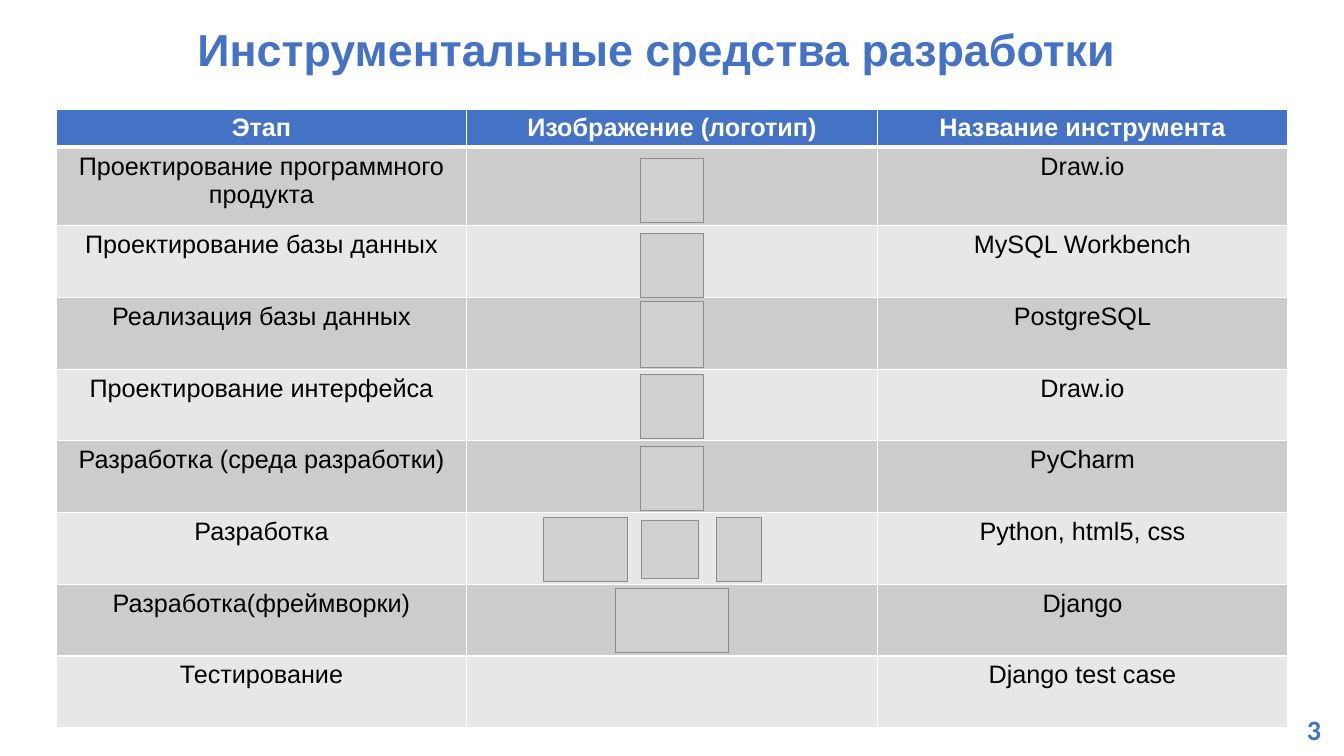
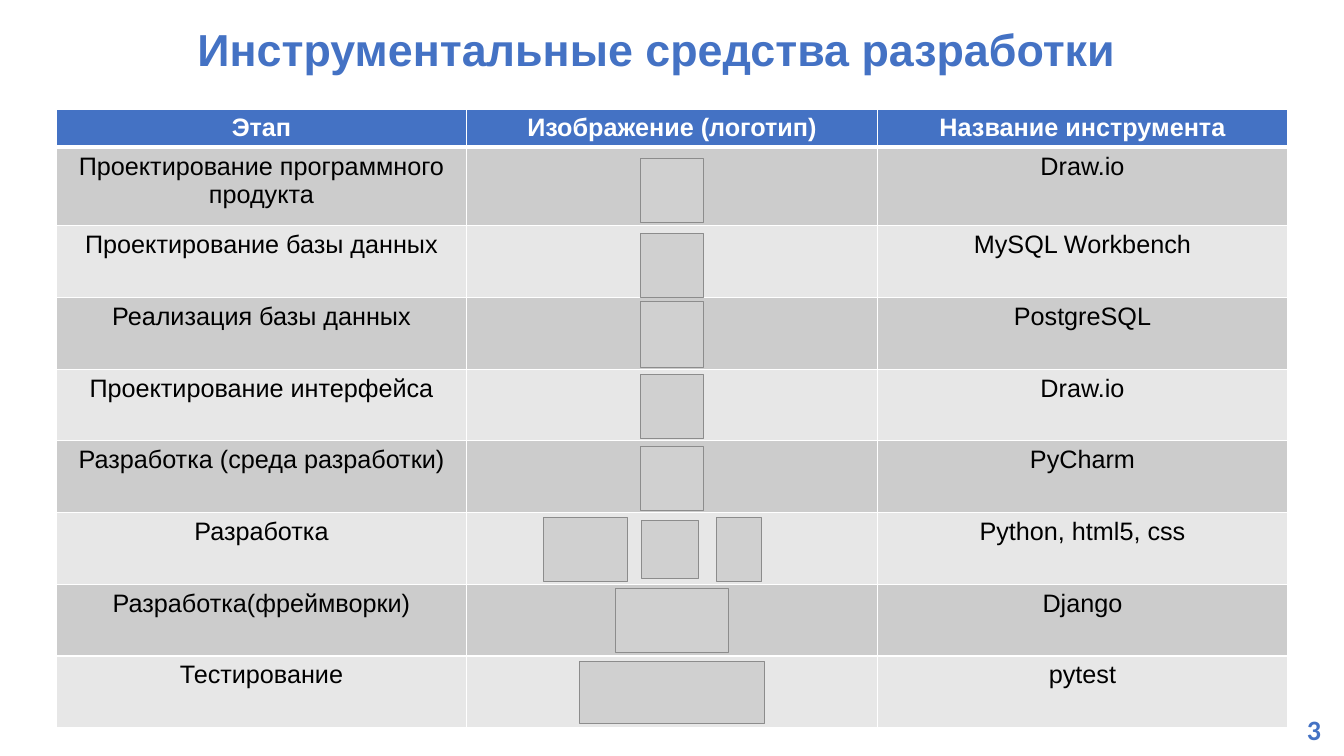
Before and after one commit to Klevchik1/Diplom, a slide deck: slide 4 of Документация/Седых Владислав БД-22-1.pptx. Drawn at 1344x756 pixels with LibreOffice and Linux fonts; fonts in the diff are those of the drawing; grey boxes stand for pictures. Boxes give left, top, right and bottom in pixels: in the first picture for what was removed or moved away, otherwise in the second. Text is boxed around its words. In the diff, an @@ line names an element or a change of style, - is before the commit and + after.

```diff
--- a/Документация/Седых Владислав БД-22-1.pptx
+++ b/Документация/Седых Владислав БД-22-1.pptx
@@ table at bbox=[56, 109, 1288, 730] @@
-row 9, column 3: Django test case
+row 9, column 3: pytest
@@ picture added at bbox=[580, 661, 764, 724] @@
```
Also in this commit, not shown: 2 other slides changed.
